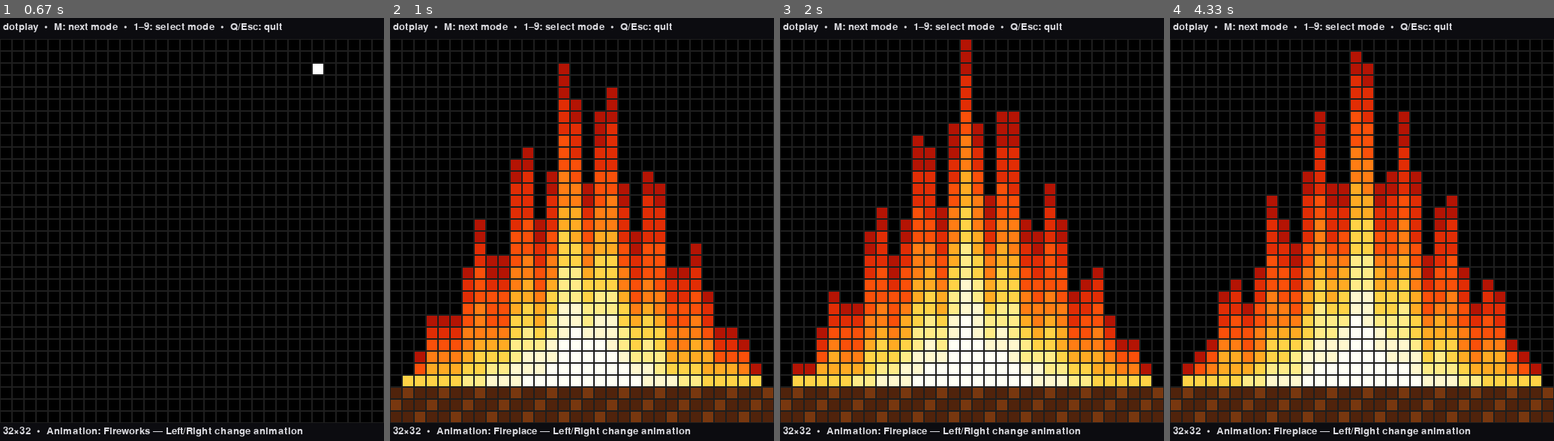
Above: before the commit, frames 1-4 (left to right).
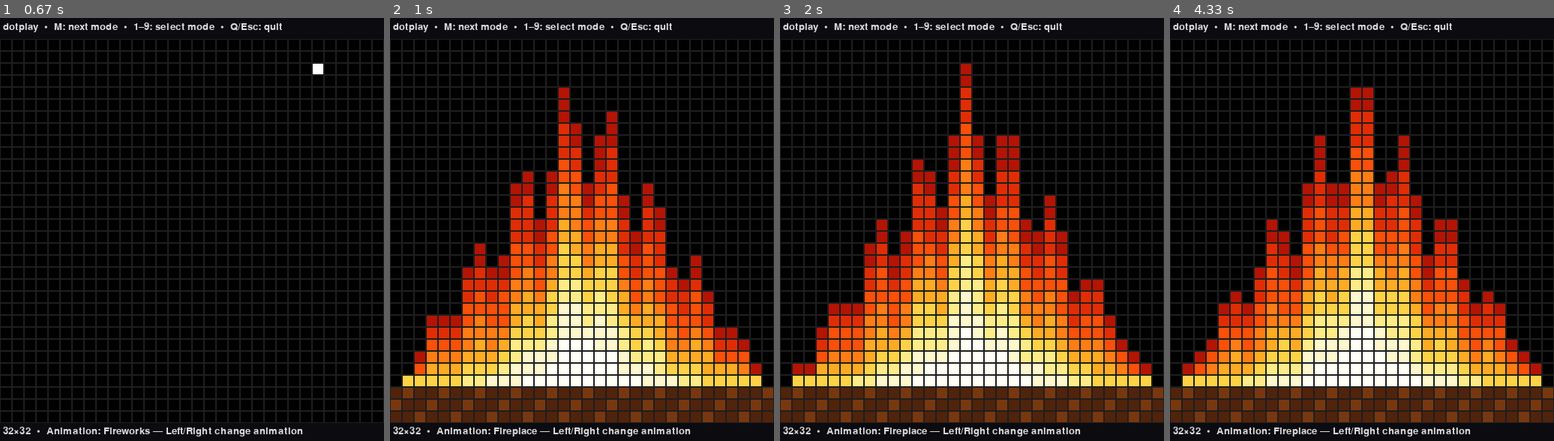
Above: after the commit, the same moments.

Repository: matejbudzel/dotplay
Game: pygame game, started from src/dotplay/main.py
Same seed, same stepped clock (60 frames per second), same inputs: the game is played once before the commit and once after it.
Inputs:
- Up to frame 1 (0.67 s): tap 3 at 0.33 s
- Up to frame 2 (1 s): tap A at 0.67 s
- Up to frame 3 (2 s): tap 2 at 1.07 s; hold Right 1.47-1.93 s; tap 3 at 1.62 s; hold Up from 1.97 s (still down)
- Up to frame 4 (4.33 s): tap 1 at 2.12, 3.52 s; release Up at 2.27 s; hold Right 2.3-2.77 s; tap 2 at 2.45, 3.85 s; hold Left 2.8-3.33 s; tap 3 at 2.95, 4.28 s; hold Down 3.37-3.67 s; hold Left 3.7-4.1 s; hold Up from 4.13 s (still down)

Frame 1 is identical in both runs. In frame 2, 6.6% of the frame differs, in the area x 22-82%, y 10-85%; in frame 3, 6.1%; in frame 4, 6.8%, in the area x 12-88%, y 7-82%.

Commit message:
Scale fireplace animation for smaller grids

Diff:
--- a/src/dotplay/scenes/animation.py
+++ b/src/dotplay/scenes/animation.py
@@ -122,17 +122,19 @@
 
     def _render_fireplace(self, fb: FrameBuffer) -> None:
         fb.clear()
-        log_top = max(fb.height - 3, 0)
+        log_rows = 1 if fb.height <= 8 else 2 if fb.height <= 16 else 3
+        log_top = max(fb.height - log_rows, 0)
         for y in range(log_top, fb.height):
             for x in range(fb.width):
                 fb.set_pixel(x, y, (80, 35, 12) if (x + y) % 3 else (120, 55, 15))
 
         flame_base = max(log_top, 1)
         center = (fb.width - 1) / 2
+        flame_span, flame_scale = self._flame_shape(fb.height, flame_base)
         for x in range(fb.width):
             distance = abs(x - center) / max(fb.width / 2, 1)
             flicker = (sin(self.tick * 0.45 + x * 1.7) + 1) / 2
-            flame_height = int((1 - distance) * (flame_base - 1) * (0.65 + flicker * 0.45))
+            flame_height = int((1 - distance) * flame_span * (flame_scale + flicker * 0.35))
             for rise in range(flame_height):
                 y = flame_base - 1 - rise
                 if y < 0:
@@ -142,3 +144,11 @@
                 heat = min(1.0, 0.2 + (1 - height_ratio) * 0.5 + core * 0.45)
                 palette_index = round(heat * (len(FLAME_PALETTE) - 1))
                 fb.set_pixel(x, y, FLAME_PALETTE[palette_index])
+
+    @staticmethod
+    def _flame_shape(height: int, flame_base: int) -> tuple[int, float]:
+        if height <= 8:
+            return flame_base, 0.85
+        if height <= 16:
+            return max(flame_base - 1, 1), 0.7
+        return max(flame_base - 1, 1), 0.65
--- a/tests/test_animation_scene.py
+++ b/tests/test_animation_scene.py
@@ -43,3 +43,18 @@
     colors = {color for row in fb.pixels for color in row}
     assert len(colors) > 8
     assert (255, 255, 245) in colors
+
+
+def test_fireplace_log_height_scales_with_the_grid() -> None:
+    log_colors = {(80, 35, 12), (120, 55, 15)}
+    for size, log_rows in ((8, 1), (16, 2), (32, 3)):
+        scene = AnimationScene(animation_index=2)
+        fb = FrameBuffer(width=size, height=size)
+        scene.update()
+        scene.render(fb)
+
+        assert all(
+            fb.get_pixel(x, y) in log_colors
+            for y in range(size - log_rows, size)
+            for x in range(size)
+        )
